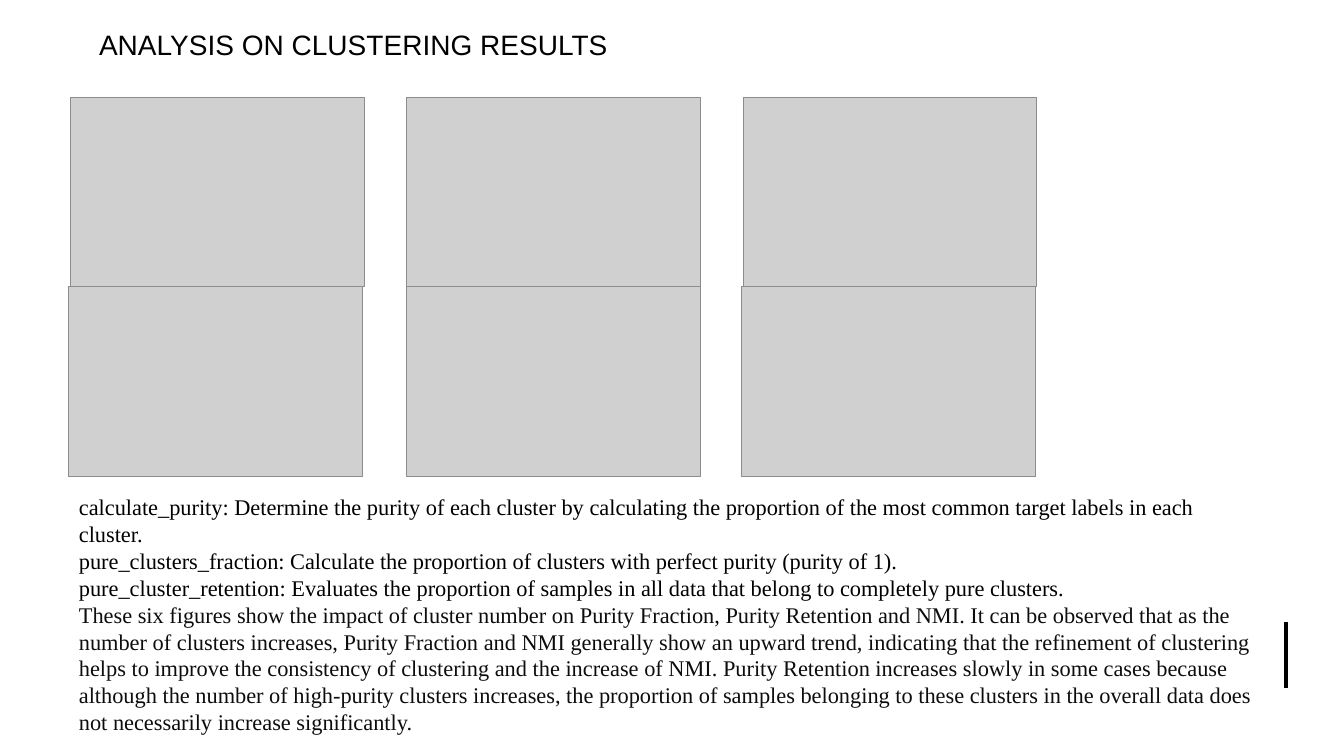
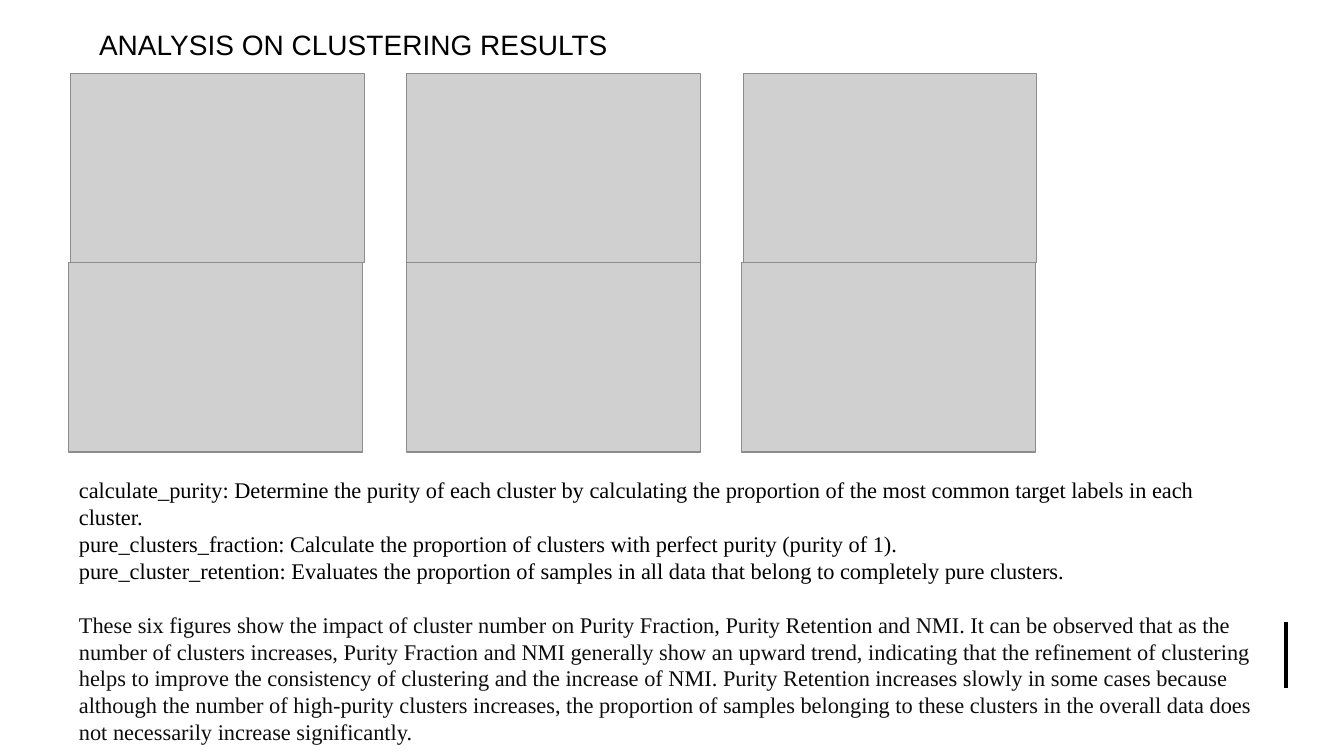
Before and after one commit to UoB-DSMP-2023-24/dsmp-2024-group4, a slide deck: slide 11 of summative presentation/Summative Oral Presentation-Group 4.pptx. Drawn at 1344x756 pixels with LibreOffice and Linux fonts; fonts in the diff are those of the drawing; grey boxes stand for pictures. Boxes give left, top, right and bottom in pixels: in the first picture for what was removed or moved away, otherwise in the second. Text is boxed around its words. In the diff, an @@ line names an element or a change of style, - is before the commit and + after.

```diff
--- a/summative presentation/Summative Oral Presentation-Group 4.pptx
+++ b/summative presentation/Summative Oral Presentation-Group 4.pptx
@@ 6 pictures moved together from (x1=69, y1=98, x2=1037, y2=477) to (x1=69, y1=74, x2=1037, y2=453) @@
@@ text "calculate_purity: Determine the purity of ..." rewrapped from (x1=79, y1=499, x2=1251, y2=735) to (x1=79, y1=482, x2=1251, y2=745) @@
```
